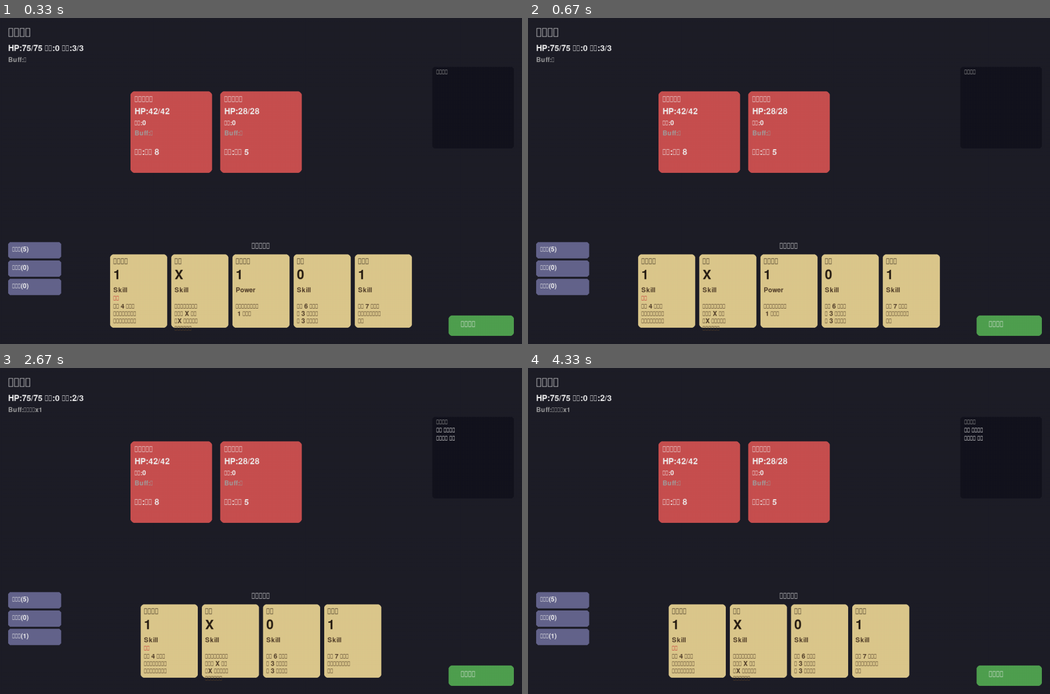
Above: before the commit, frames 1-4 (two rows, left to right).
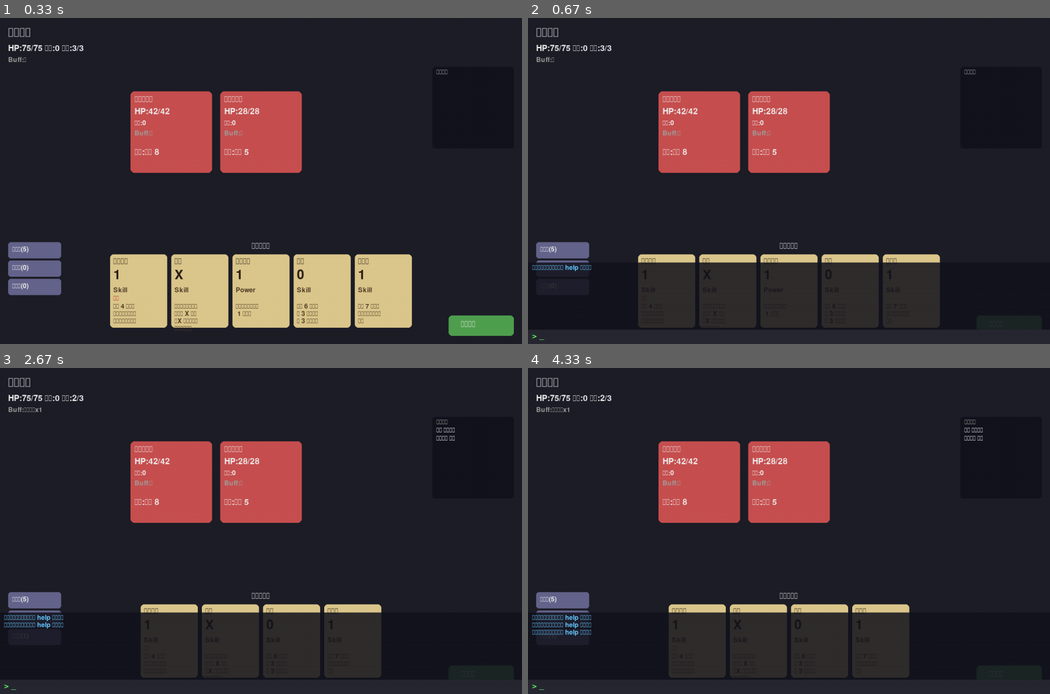
Above: after the commit, the same moments.

Repository: 560-w/slay_the_spire_clone
Game: pygame game, started from main.py
Same seed, same stepped clock (60 frames per second), same inputs: the game is played once before the commit and once after it.
Inputs (mouse positions are in pixels of both pictures, inside the frame that each line leads up to):
- Up to frame 1 (0.33 s): no input
- Up to frame 2 (0.67 s): hold ` from 0.33 s (still down)
- Up to frame 3 (2.67 s): release ` at 0.8 s; tap Enter at 0.88 s; tap Esc at 1.22 s; click "抽牌堆(5)" at 1.6 s; click (271, 420) at 1.93 s; click (234, 615) at 2.27 s; hold ` from 2.55 s (still down)
- Up to frame 4 (4.33 s): release ` at 3.02 s; hold Backspace 3.1-3.57 s; tap ` at 3.65 s; hold ` from 3.98 s (still down)

Frame 1 is identical in both runs. In frame 2, 13% of the frame differs, in the area x 0-99%, y 74-99%; in frame 3, 11%; in frame 4, 11%.

Commit message:
feat(console): 添加调试控制台（~键呼出）
支持指令: add_card/remove_card/add_buff/remove_buff/set_hp/set_energy/set_block/kill/list_cards/help

目标格式: player/enemy0/enemy1, 卡牌类名注册表

Diff:
--- a/main.py
+++ b/main.py
@@ -1,17 +1,7 @@
-"""main.py: 项目入口（Phase 2 战斗循环）。
-
-启动 pygame 窗口，驱动一场完整战斗（玩家 vs 2 个史莱姆），
-通过鼠标点击操作至胜利或失败。
-
-运行方式:
-    python main.py
-"""
+"""main.py: 项目入口（战斗循环 + 调试控制台）。"""
 
 from __future__ import annotations
-
 import logging
-import sys
-
 import pygame
 
 from src.controllers.battle import BattleController, BattleState
@@ -19,10 +9,10 @@
 from src.data.cards import create_test_deck_with_new_cards as create_starter_deck
 from src.data.enemies import create_test_enemies
 from src.views.pygame_view import PygameView
+from src.views.console import DebugConsole
 
 
-def setup_logging() -> None:
-    """配置日志：INFO 级别，输出到控制台。"""
+def setup_logging():
     logging.basicConfig(
         level=logging.INFO,
         format="%(asctime)s | %(levelname)-5s | %(name)s | %(message)s",
@@ -30,50 +20,47 @@
     )
 
 
-def main() -> None:
-    """Phase 2 战斗主循环入口。"""
+def main():
     setup_logging()
     logger = logging.getLogger("main")
 
-    # ----- 初始化玩家与牌组 -----
     player = Player(name="铁甲战士", max_hp=75, max_energy=3)
     for card in create_starter_deck():
         player.add_card_to_draw(card)
 
-    # ----- 初始化敌人 -----
     enemies = create_test_enemies()
-
-    # ----- 初始化战斗与视图 -----
     battle = BattleController(player=player, enemies=enemies)
     view = PygameView()
+    console = DebugConsole()
+    console.battle = battle
+    view.console = console
 
     battle.start_battle()
-    logger.info("[Main] 战斗开始，进入 pygame 主循环")
+    logger.info("[Main] 战斗开始")
 
-    # ----- 主循环 -----
     running = True
     while running:
-        # 事件处理
         for event in pygame.event.get():
             if event.type == pygame.QUIT:
                 running = False
+            elif event.type == pygame.KEYDOWN:
+                if event.key == pygame.K_BACKQUOTE:  # ~ 键
+                    console.toggle()
+                elif console.active:
+                    console.handle_keydown(event)
             elif event.type == pygame.MOUSEBUTTONDOWN and event.button == 1:
-                # 战斗结束：任意点击退出
                 if battle.is_over():
                     running = False
-                else:
+                elif not console.active:
                     view.handle_click(battle, event.pos)
 
-        # 敌人回合自动执行（带延迟展示）
-        if battle.state == BattleState.ENEMY_TURN:
+        if not console.active and battle.state == BattleState.ENEMY_TURN:
             view.run_enemy_turn_with_delay(battle)
 
-        # 渲染
         view.render(battle)
         view.clock.tick(30)
 
     pygame.quit()
-    logger.info("[Main] 程序退出")
 
 
 if __name__ == "__main__":
--- /dev/null
+++ b/src/views/console.py
@@ -0,0 +1,283 @@
+"""console.py: 调试控制台。
+
+用 ~ 键呼出/收起，支持输入指令进行调试：
+- add_card <类名>           向手牌添加卡牌
+- remove_card <索引>         从手牌移除卡牌
+- add_buff <目标> <buff> <层数>  给予buff
+- remove_buff <目标> <buff> [层数] 移除buff
+- set_hp <目标> <数值>       设置HP
+- set_energy <数值>         设置能量
+- set_block <目标> <数值>    设置护甲
+- kill <目标>               击杀目标
+- list_cards                列出可用卡牌类名
+- help                      显示帮助
+
+目标格式: player / enemy0 / enemy1 / enemy2 ...
+"""
+
+from __future__ import annotations
+
+import logging
+from typing import TYPE_CHECKING, Callable
+
+import pygame
+
+from src.data.cards import (
+    Bash, Burn, Dazed, Defend, DarkShackles, Domination,
+    Hologram, MachineLearning, Offering, Strike, Survivor, Whirlwind, Wound,
+)
+
+if TYPE_CHECKING:
+    from src.controllers.battle import BattleController
+
+logger = logging.getLogger(__name__)
+
+# 卡牌类名注册表
+CARD_REGISTRY = {
+    "Strike": Strike, "Defend": Defend, "Bash": Bash,
+    "Survivor": Survivor, "Offering": Offering,
+    "MachineLearning": MachineLearning, "Burn": Burn,
+    "Whirlwind": Whirlwind, "Hologram": Hologram,
+    "Domination": Domination, "DarkShackles": DarkShackles,
+    "Wound": Wound, "Dazed": Dazed,
+}
+
+# 控制台配色
+COLOR_CONSOLE_BG = (20, 20, 30, 220)
+COLOR_INPUT_BG = (40, 40, 50)
+COLOR_TEXT = (240, 240, 240)
+COLOR_PROMPT = (100, 255, 100)
+COLOR_ERROR = (255, 100, 100)
+COLOR_INFO = (100, 200, 255)
+
+
+class DebugConsole:
+    """调试控制台。
+
+    属性:
+        active (bool): 是否激活
+        input_text (str): 当前输入文本
+        history (list[tuple[str, tuple]]): 历史输出 (text, color)
+        battle: 战斗控制器引用
+        max_history (int): 最大历史条数
+    """
+
+    def __init__(self) -> None:
+        self.active: bool = False
+        self.input_text: str = ""
+        self.history: list[tuple[str, tuple[int, int, int]]] = []
+        self.battle: "BattleController | None" = None
+        self.max_history: int = 15
+
+    def toggle(self) -> None:
+        """切换控制台激活状态。"""
+        self.active = not self.active
+        self.input_text = ""
+        if self.active:
+            self._print("调试控制台已激活，输入 help 查看命令", COLOR_INFO)
+
+    def handle_keydown(self, event: pygame.event.Event) -> bool:
+        """处理键盘输入（控制台激活时调用）。
+
+        Returns:
+            True 表示事件已处理（阻止底层游戏交互）。
+        """
+        if not self.active:
+            return False
+
+        if event.key == pygame.K_RETURN:
+            self._execute_command(self.input_text)
+            self.input_text = ""
+            return True
+
+        if event.key == pygame.K_BACKSPACE:
+            self.input_text = self.input_text[:-1]
+            return True
+
+        if event.key == pygame.K_ESCAPE:
+            self.active = False
+            self.input_text = ""
+            return True
+
+        # 可打印字符
+        if 32 <= event.unicode and event.unicode.isprintable():
+            self.input_text += event.unicode
+            return True
+
+        return True  # 屏蔽其他键
+
+    def render(self, screen: pygame.Surface, font: pygame.font.Font,
+               font_small: pygame.font.Font) -> None:
+        """渲染控制台（仅激活时）。"""
+        if not self.active:
+            return
+
+        w, h = screen.get_size()
+        console_h = 200
+        console_y = h - console_h
+
+        # 背景
+        overlay = pygame.Surface((w, console_h), pygame.SRCALPHA)
+        overlay.fill(COLOR_CONSOLE_BG)
+        screen.blit(overlay, (0, console_y))
+
+        # 历史输出
+        y = console_y + 5
+        for text, color in self.history[-self.max_history:]:
+            surf = font_small.render(text, True, color)
+            screen.blit(surf, (10, y))
+            y += 18
+
+        # 输入框
+        input_y = h - 35
+        pygame.draw.rect(screen, COLOR_INPUT_BG, (0, input_y, w, 35))
+        prompt = font.render(f"> {self.input_text}_", True, COLOR_PROMPT)
+        screen.blit(prompt, (10, input_y + 5))
+
+    # ------------------------------------------------------------------ #
+    # 指令执行
+    # ------------------------------------------------------------------ #
+    def _execute_command(self, raw: str) -> None:
+        """解析并执行命令。"""
+        raw = raw.strip()
+        if not raw:
+            return
+        self._print(f"> {raw}", COLOR_TEXT)
+        parts = raw.split()
+        cmd = parts[0].lower()
+        args = parts[1:]
+
+        if self.battle is None:
+            self._print("错误: 无战斗引用", COLOR_ERROR)
+            return
+
+        try:
+            if cmd == "help":
+                self._print_help()
+            elif cmd == "list_cards":
+                self._print("可用卡牌: " + ", ".join(CARD_REGISTRY.keys()), COLOR_INFO)
+            elif cmd == "add_card":
+                self._cmd_add_card(args)
+            elif cmd == "remove_card":
+                self._cmd_remove_card(args)
+            elif cmd == "add_buff":
+                self._cmd_add_buff(args)
+            elif cmd == "remove_buff":
+                self._cmd_remove_buff(args)
+            elif cmd == "set_hp":
+                self._cmd_set_hp(args)
+            elif cmd == "set_energy":
+                self._cmd_set_energy(args)
+            elif cmd == "set_block":
+                self._cmd_set_block(args)
+            elif cmd == "kill":
+                self._cmd_kill(args)
+            else:
+                self._print(f"未知命令: {cmd}，输入 help 查看帮助", COLOR_ERROR)
+        except Exception as e:
+            self._print(f"错误: {e}", COLOR_ERROR)
+
+    def _print(self, text: str, color=(240, 240, 240)) -> None:
+        """输出到历史区。"""
+        self.history.append((text, color))
+
+    def _print_help(self) -> None:
+        """显示帮助。"""
+        cmds = [
+            "add_card <类名> - 向手牌添加卡牌",
+            "remove_card <索引> - 从手牌移除卡牌",
+            "add_buff <目标> <buff名> <层数> - 给予buff",
+            "remove_buff <目标> <buff名> [层数] - 移除buff",
+            "set_hp <目标> <数值> - 设置HP",
+            "set_energy <数值> - 设置能量",
+            "set_block <目标> <数值> - 设置护甲",
+            "kill <目标> - 击杀目标",
+            "list_cards - 列出可用卡牌类名",
+            "目标: player / enemy0 / enemy1 ...",
+        ]
+        for c in cmds:
+            self._print(c, COLOR_INFO)
+
+    def _get_target(self, target_str: str):
+        """解析目标字符串为实体。"""
+        if target_str == "player":
+            return self.battle.player
+        if target_str.startswith("enemy"):
+            idx = int(target_str[5:])
+            if 0 <= idx < len(self.battle.enemies):
+                return self.battle.enemies[idx]
+            raise ValueError(f"敌人索引越界: {idx}")
+        raise ValueError(f"未知目标: {target_str}")
+
+    def _cmd_add_card(self, args) -> None:
+        if not args:
+            raise ValueError("用法: add_card <类名>")
+        card_name = args[0]
+        if card_name not in CARD_REGISTRY:
+            raise ValueError(f"未知卡牌: {card_name}，用 list_cards 查看")
+        card = CARD_REGISTRY[card_name]()
+        self.battle.player.hand.append(card)
+        self._print(f"添加卡牌 {card_name} 到手牌", COLOR_INFO)
+
+    def _cmd_remove_card(self, args) -> None:
+        if not args:
+            raise ValueError("用法: remove_card <索引>")
+        idx = int(args[0])
+        if 0 <= idx < len(self.battle.player.hand):
+            card = self.battle.player.hand.pop(idx)
+            self._print(f"移除手牌[{idx}]: {card.name}", COLOR_INFO)
+        else:
+            raise ValueError(f"手牌索引越界: {idx}")
+
+    def _cmd_add_buff(self, args) -> None:
+        if len(args) < 3:
+            raise ValueError("用法: add_buff <目标> <buff名> <层数>")
+        target = self._get_target(args[0])
+        buff_name = args[1]
+        stacks = int(args[2])
+        target.add_buff(buff_name, stacks)
+        self._print(f"{args[0]} 获得 {buff_name}×{stacks}", COLOR_INFO)
+
+    def _cmd_remove_buff(self, args) -> None:
+        if len(args) < 2:
+            raise ValueError("用法: remove_buff <目标> <buff名> [层数]")
+        target = self._get_target(args[0])
+        buff_name = args[1]
+        if len(args) >= 3:
+            stacks = int(args[2])
+            target.remove_buff(buff_name, stacks)
+            self._print(f"{args[0]} 移除 {buff_name}×{stacks}", COLOR_INFO)
+        else:
+            target.remove_buff(buff_name)
+            self._print(f"{args[0]} 移除全部 {buff_name}", COLOR_INFO)
+
+    def _cmd_set_hp(self, args) -> None:
+        if len(args) < 2:
+            raise ValueError("用法: set_hp <目标> <数值>")
+        target = self._get_target(args[0])
+        hp = int(args[1])
+        target.current_hp = max(0, min(hp, target.max_hp))
+        self._print(f"{args[0]} HP 设为 {target.current_hp}", COLOR_INFO)
+
+    def _cmd_set_energy(self, args) -> None:
+        if not args:
+            raise ValueError("用法: set_energy <数值>")
+        energy = int(args[0])
+        self.battle.player.current_energy = max(0, energy)
+        self._print(f"能量设为 {self.battle.player.current_energy}", COLOR_INFO)
+
+    def _cmd_set_block(self, args) -> None:
+        if len(args) < 2:
+            raise ValueError("用法: set_block <目标> <数值>")
+        target = self._get_target(args[0])
+        block = int(args[1])
+        target.block = max(0, block)
+        self._print(f"{args[0]} 护甲设为 {target.block}", COLOR_INFO)
+
+    def _cmd_kill(self, args) -> None:
+        if not args:
+            raise ValueError("用法: kill <目标>")
+        target = self._get_target(args[0])
+        target.current_hp = 0
+        self._print(f"{args[0]} 已击杀", COLOR_INFO)
+        self.battle.check_victory()
--- a/src/views/pygame_view.py
+++ b/src/views/pygame_view.py
@@ -35,6 +35,7 @@
         self.end_turn_rect=pygame.Rect(0,0,0,0)
         self.draw_pile_rect=pygame.Rect(0,0,0,0); self.discard_pile_rect=pygame.Rect(0,0,0,0); self.exhaust_pile_rect=pygame.Rect(0,0,0,0)
         self.browser=None
+        self.console=None  # DebugConsole
 
     def render(self, battle):
         state=battle.get_state()
@@ -54,6 +55,8 @@
         if battle.is_over(): self._render_end_screen(battle)
         if self.browser is not None:
             self.browser.render(self.screen,self.font,self.font_small,self.font_big)
+        if self.console is not None:
+            self.console.render(self.screen,self.font,self.font_small)
         pygame.display.flip()
 
     def _render_player_info(self, player):
